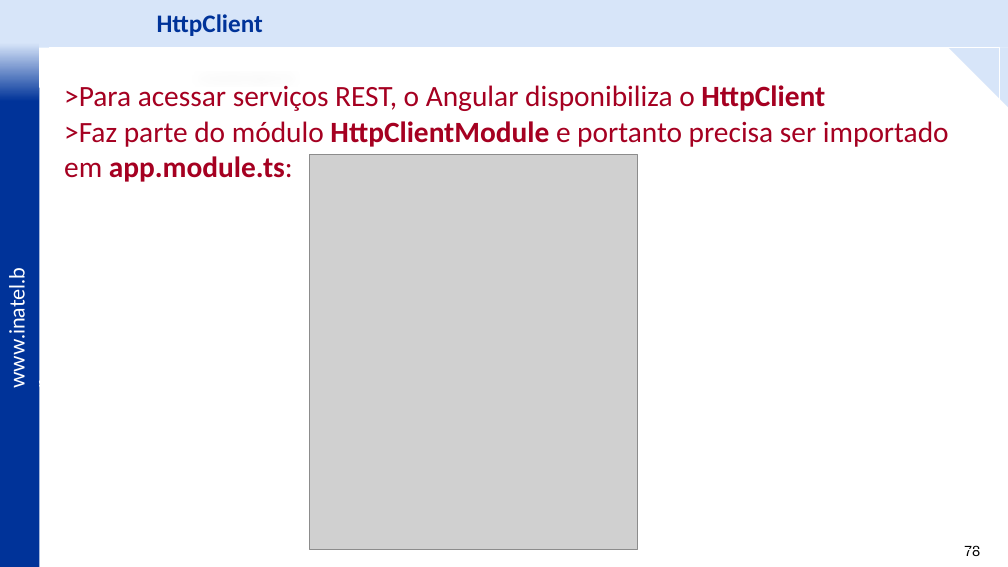
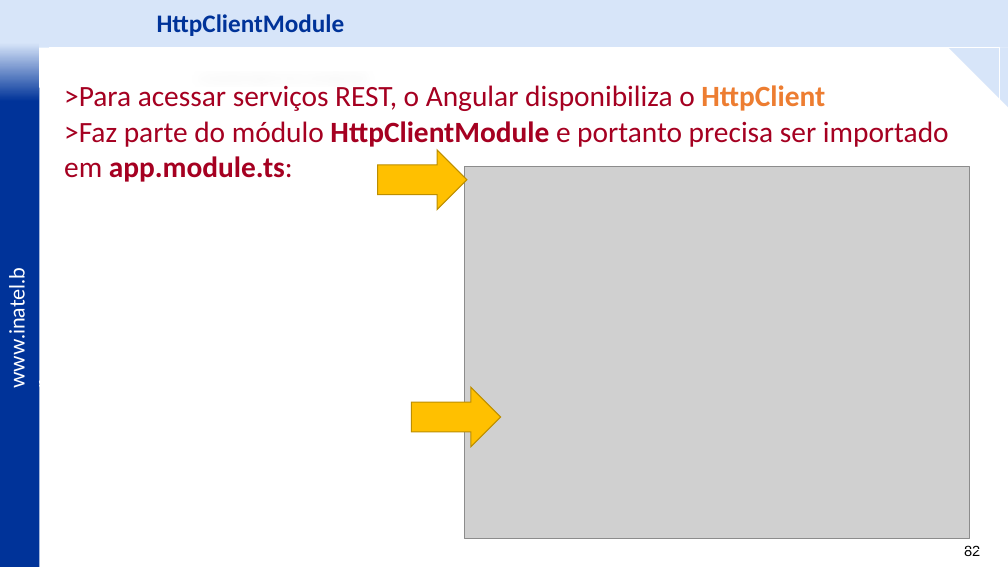
Before and after one commit to vitor-figueiredo/Lab_Angular, a slide deck: slide 82 of _docs/Lab_Angular - Frontend com Angular -v3.pptx (slide 78 before the commit). Drawn at 1008x567 pixels with LibreOffice and Linux fonts; fonts in the diff are those of the drawing; grey boxes stand for pictures; background and template pictures are left out. Boxes give left, top, right and bottom in pixels: in the first picture for what was removed or moved away, otherwise in the second. Text is boxed around its words. In the diff, an @@ line names an element or a change of style, - is before the commit and + after.

```diff
--- a/_docs/Lab_Angular - Frontend com Angular -v3.pptx
+++ b/_docs/Lab_Angular - Frontend com Angular -v3.pptx
@@ text at [157, 14, 345, 36]: text changed @@
-HttpClient
+HttpClientModule
@@ text in rectangle at [64, 85, 825, 111]: text colour #A50021 to #ED7D31 in "HttpClient" @@
@@ picture removed at [310, 154, 637, 550] @@
@@ left arrow added at [378, 150, 467, 209], fill #FFC000, outline #BD8E00 1 pt @@
@@ picture added at [464, 166, 970, 538] @@
@@ left arrow added at [411, 387, 501, 447], fill #FFC000, outline #BD8E00 1 pt @@
@@ page number at [964, 545, 980, 556]: text changed @@
-78
+82
```
Also in this commit, not shown: 13 other slides changed, 26 slides added, 2 slides removed, 31 other files.
